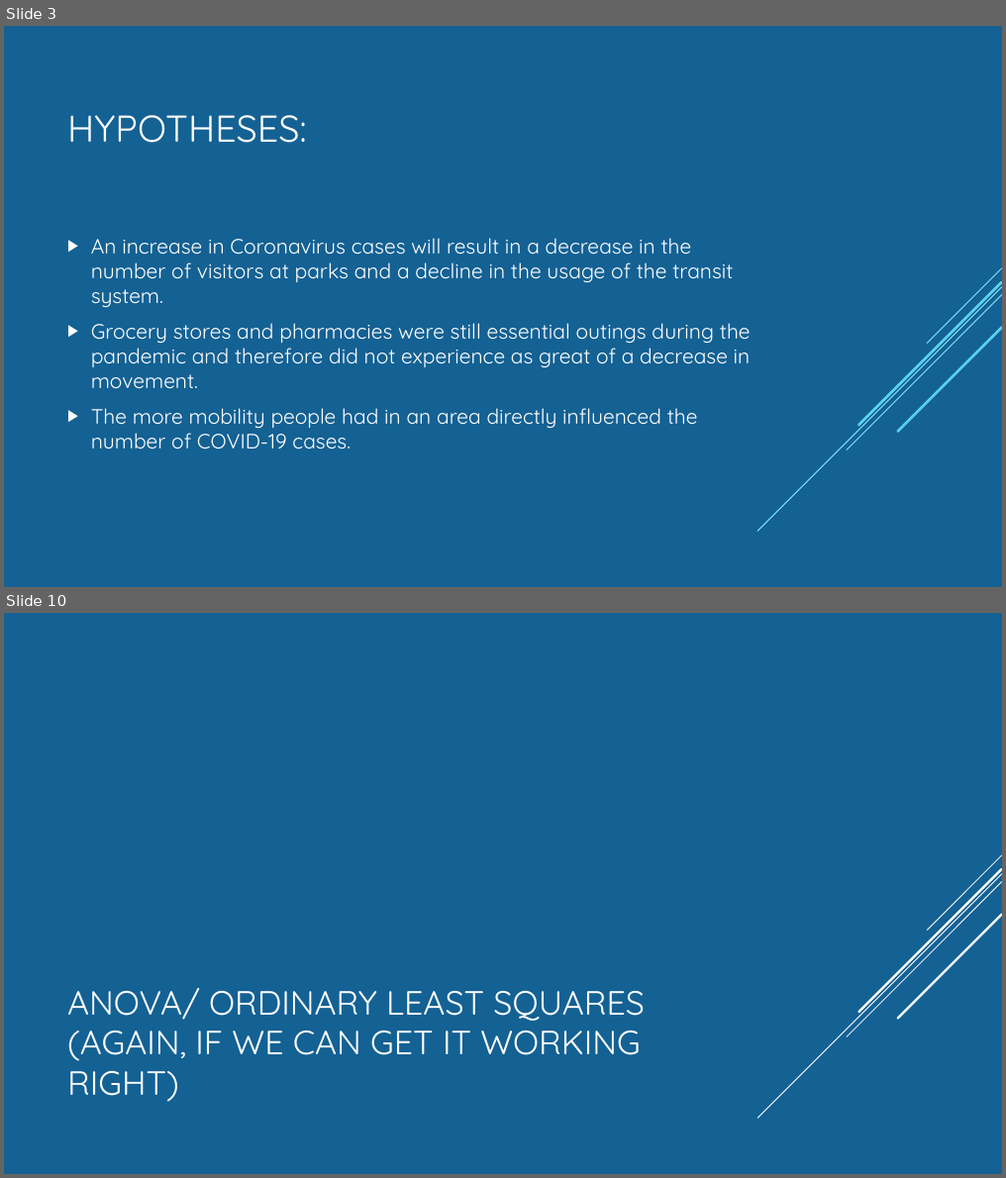
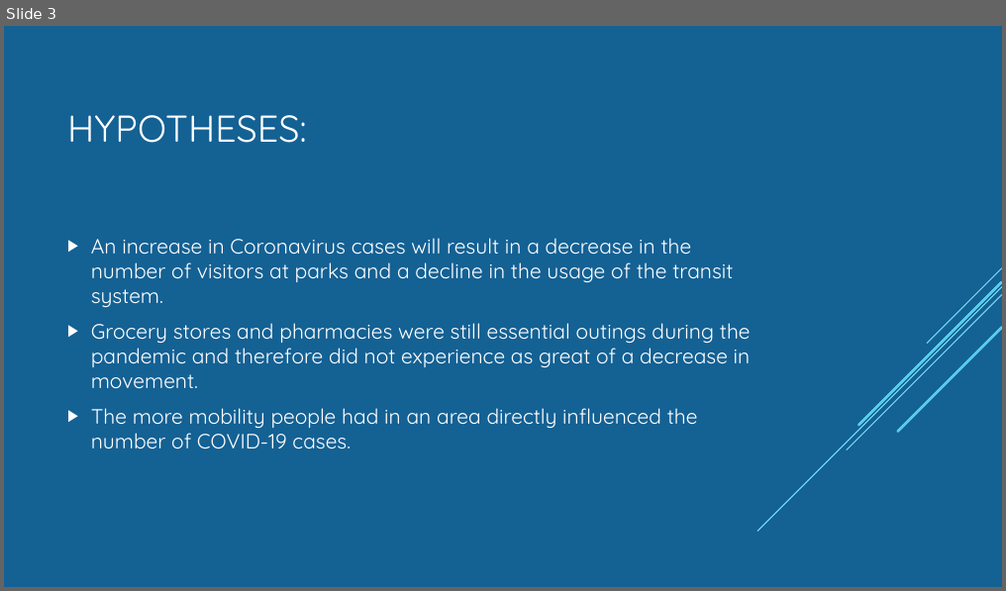
Before and after one commit to Munseaux/Pandemic-Movement, a slide deck: presentation.pptx. Shown one above the other, each under a label of ours: slides 3 and 10 before the commit, slide 3 after it; the slides between them are not shown. The pictures are 1006x1178 and 1006x591 pixels, drawn with LibreOffice and Linux fonts; fonts in the diff are those of the drawing. Boxes give left, top, right and bottom in pixels: in the first picture for what was removed or moved away, otherwise in the second. Text is boxed around its words. In the diff, an @@ line names an element or a change of style, - is before the commit and + after.

```diff
--- a/presentation.pptx
+++ b/presentation.pptx
@@ slide 10 removed at [4,613,1002,1174], background #146194; not listed: 5 template elements that a slide beside it also shows @@
@@ title removed at [67,988,645,1102] @@
-ANOVA/ ORDINARY LEAST SQUARES (AGAIN, IF WE CAN GET IT WORKING RIGHT)
```
Also in this commit, not shown: 4 slides changed, 10 slides added, 5 other slides removed.
